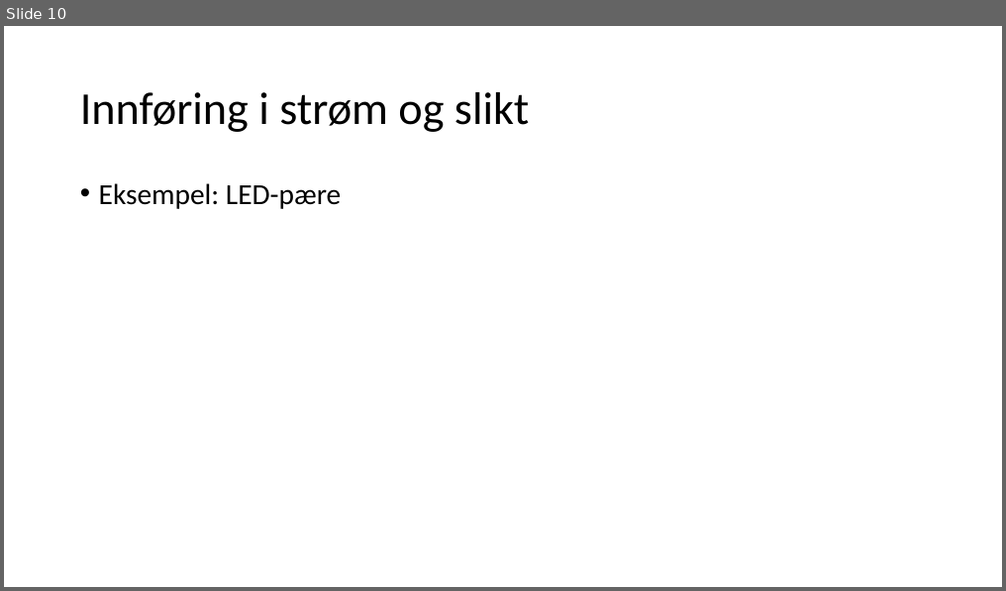
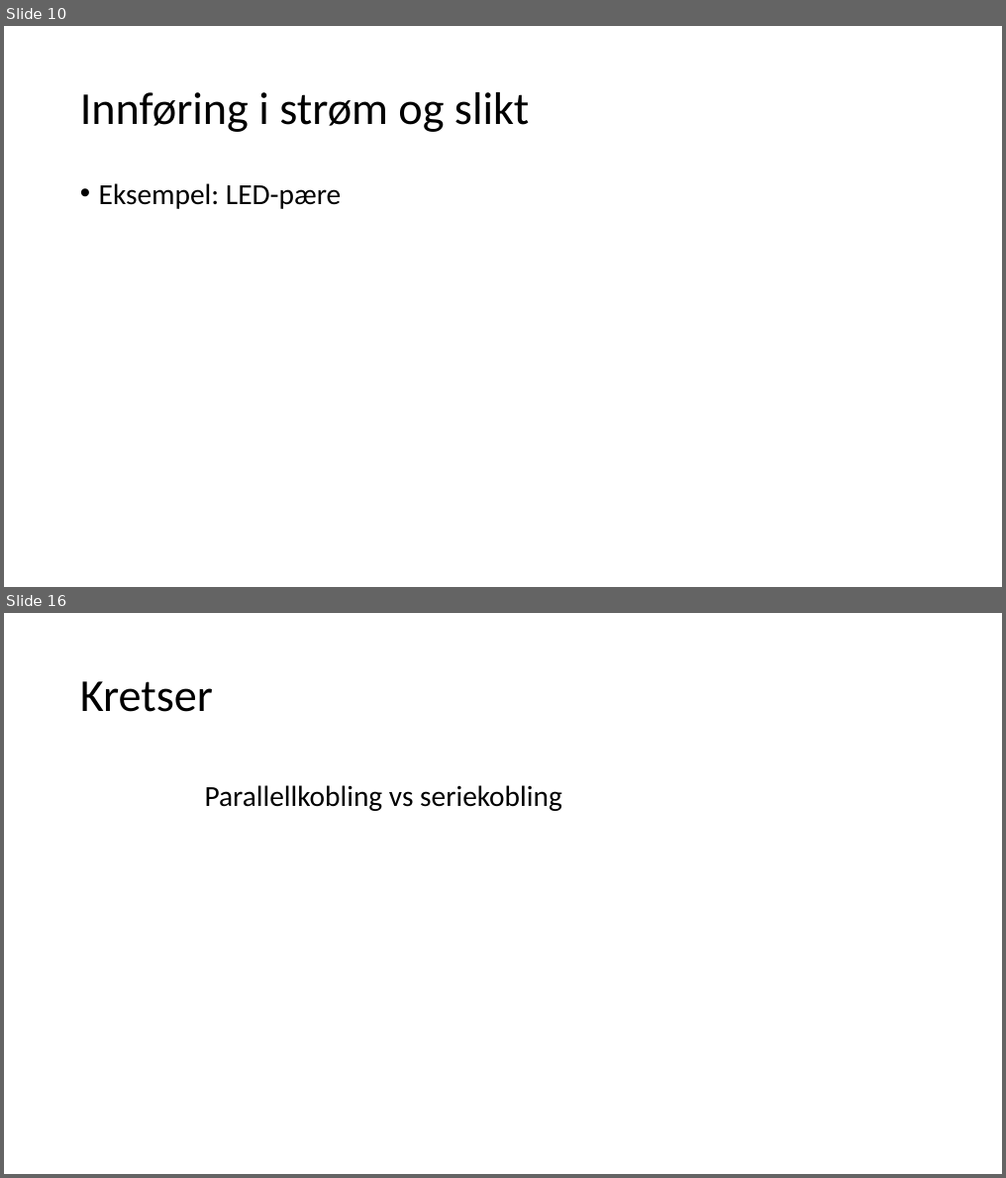
Before and after one commit to Sonat-Consulting/IoT, a slide deck: presentasjoner/Grunnkurs elektro.pptx. Shown one above the other, each under a label of ours: slide 10 before the commit, slides 10 and 16 after it; the slides between them are not shown. The pictures are 1006x591 and 1006x1178 pixels, drawn with LibreOffice and Linux fonts; fonts in the diff are those of the drawing. Boxes give left, top, right and bottom in pixels: in the first picture for what was removed or moved away, otherwise in the second. Text is boxed around its words. In the diff, an @@ line names an element or a change of style, - is before the commit and + after.

```diff
--- a/presentasjoner/Grunnkurs elektro.pptx
+++ b/presentasjoner/Grunnkurs elektro.pptx
@@ slide 16 added at (x1=4, y1=613, x2=1002, y2=1174), background #FFFFFF @@
@@ title added at (x1=80, y1=681, x2=213, y2=712), 44 pt, text #000000 @@
+Kretser
@@ text added at (x1=205, y1=785, x2=562, y2=811), 28 pt, text #000000 @@
+Parallellkobling vs seriekobling
```
Also in this commit, not shown: 2 slides changed, 5 other slides added, 4 slides removed.
